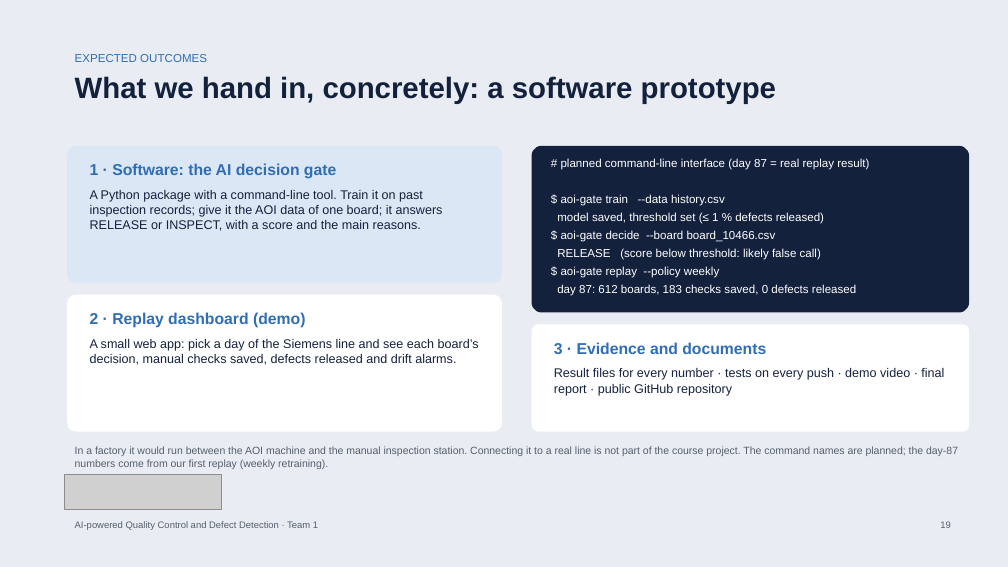
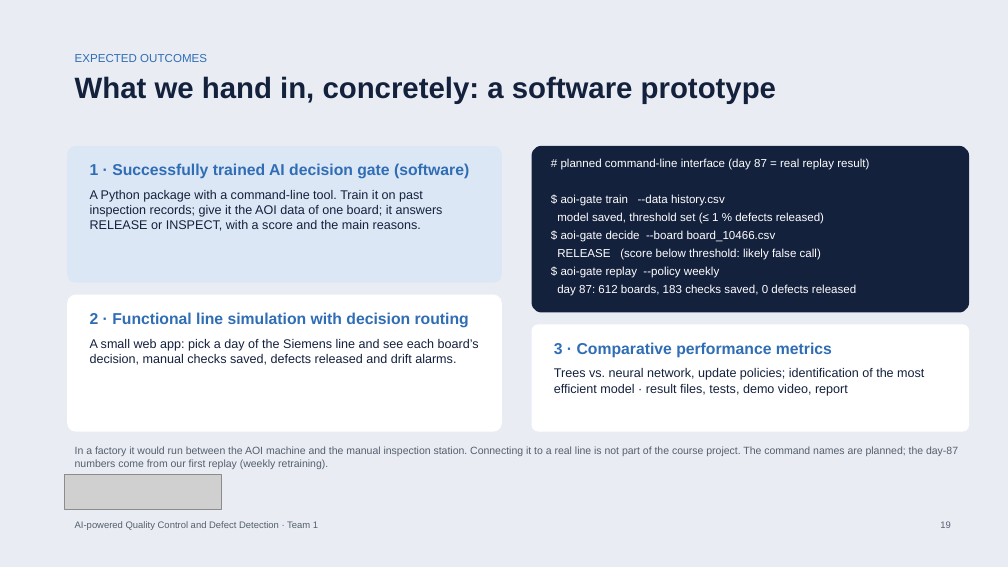
Before and after one commit to bodhi584/aoi-decision-gate, a slide deck: slide 19 of docs/slides_revised_topic.pptx. Drawn at 1008x567 pixels with LibreOffice and Linux fonts; fonts in the diff are those of the drawing; grey boxes stand for pictures. Boxes give left, top, right and bottom in pixels: in the first picture for what was removed or moved away, otherwise in the second. Text is boxed around its words. In the diff, an @@ line names an element or a change of style, - is before the commit and + after.

```diff
--- a/docs/slides_revised_topic.pptx
+++ b/docs/slides_revised_topic.pptx
@@ text at (90, 163, 469, 179): text changed @@
-1 · Software: the AI decision gate
+1 · Successfully trained AI decision gate (software)
@@ text at (90, 312, 469, 328): text changed @@
-2 · Replay dashboard (demo)
+2 · Functional line simulation with decision routing
@@ text at (554, 342, 832, 358): text changed @@
-3 · Evidence and documents
+3 · Comparative performance metrics
@@ text at (554, 368, 924, 396): text changed @@
-Result files for every number · tests on every push · demo video · final report · public GitHub repository
+Trees vs. neural network, update policies; identification of the most efficient model · result files, tests, demo video, report
```
Also in this commit, not shown: 5 other slides changed, 4 other files.
